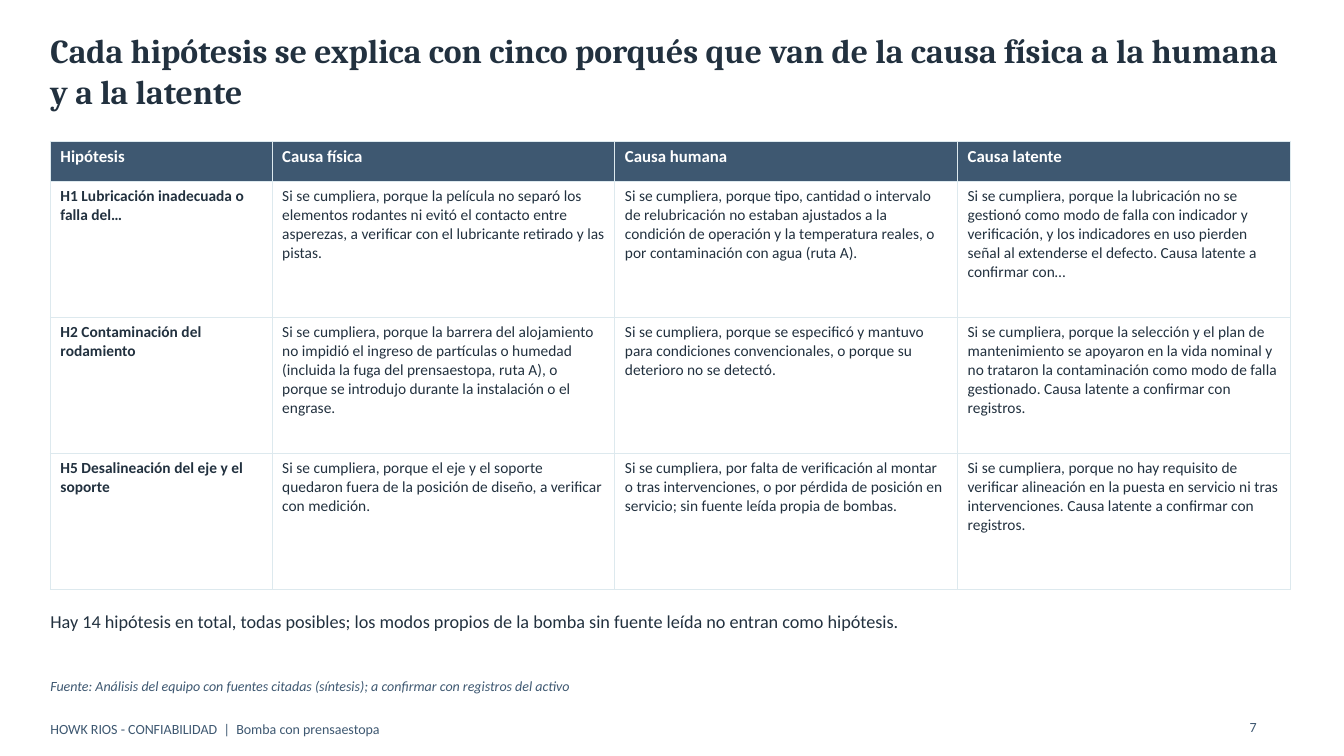
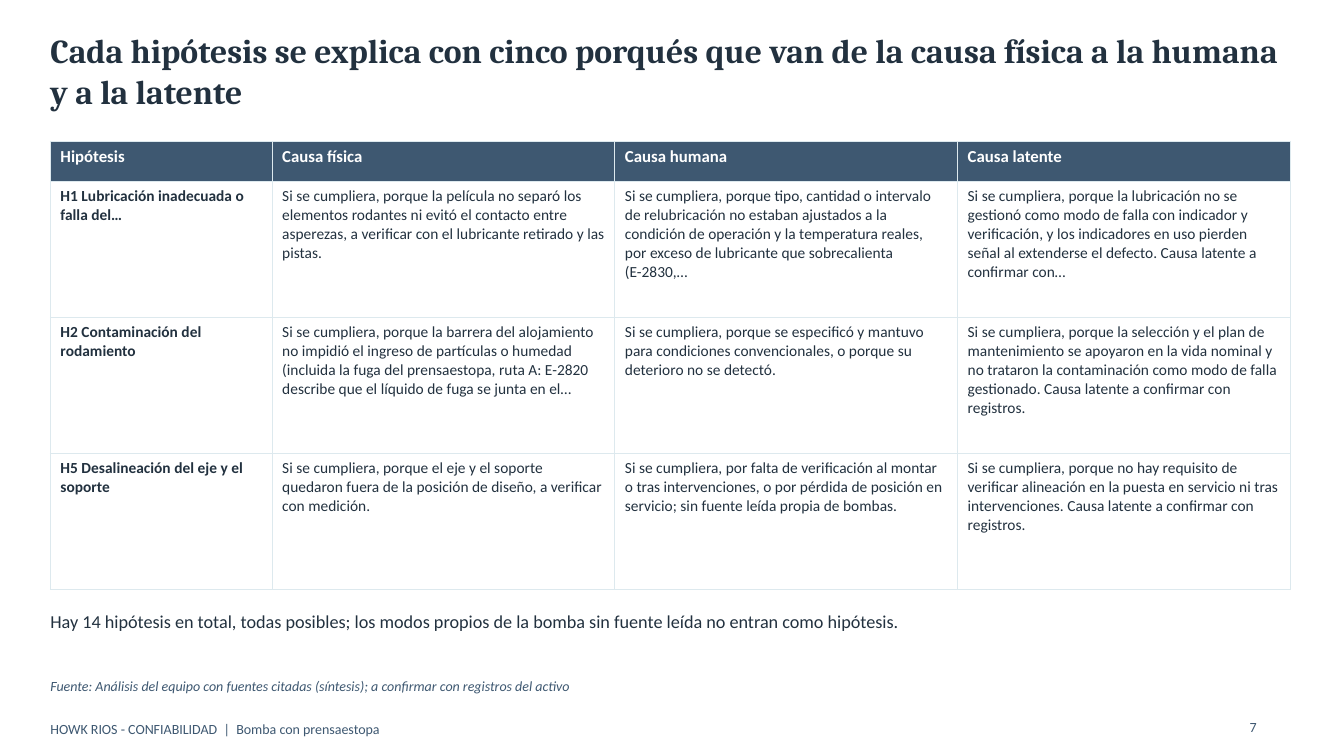
Before and after one commit to howkrios-65/clima-lima, a slide deck: slide 7 of docs/entregables/presentacion_bomba_prensaestopa.pptx. Drawn at 1344x756 pixels with LibreOffice and Linux fonts; fonts in the diff are those of the drawing. Boxes give left, top, right and bottom in pixels: in the first picture for what was removed or moved away, otherwise in the second. Text is boxed around its words. In the diff, an @@ line names an element or a change of style, - is before the commit and + after.

```diff
--- a/docs/entregables/presentacion_bomba_prensaestopa.pptx
+++ b/docs/entregables/presentacion_bomba_prensaestopa.pptx
@@ table at [50, 141, 1291, 537] @@
-row 2, column 3: Si se cumpliera, porque tipo, cantidad o intervalo de relubricación no estaban ajustados a la condición de operación y la temperatura reales, o por contaminación con agua (ruta A).
+row 2, column 3: Si se cumpliera, porque tipo, cantidad o intervalo de relubricación no estaban ajustados a la condición de operación y la temperatura reales, por exceso de lubricante que sobrecalienta (E-2830,…
-row 3, column 2: Si se cumpliera, porque la barrera del alojamiento no impidió el ingreso de partículas o humedad (incluida la fuga del prensaestopa, ruta A), o porque se introdujo durante la instalación o el engrase.
+row 3, column 2: Si se cumpliera, porque la barrera del alojamiento no impidió el ingreso de partículas o humedad (incluida la fuga del prensaestopa, ruta A: E-2820 describe que el líquido de fuga se junta en el…
```
Also in this commit, not shown: 9 other slides changed, 15 other files.
